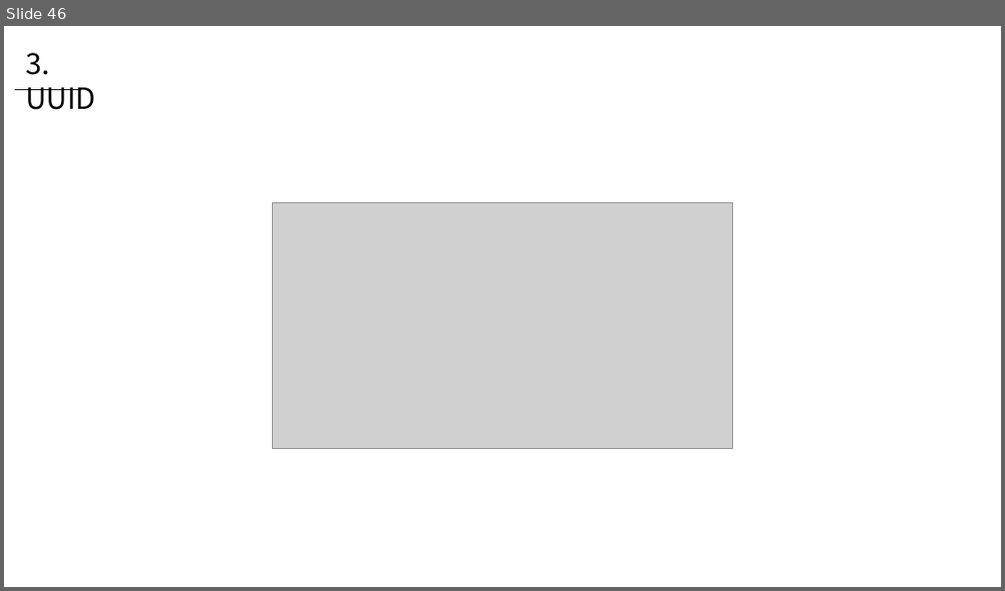
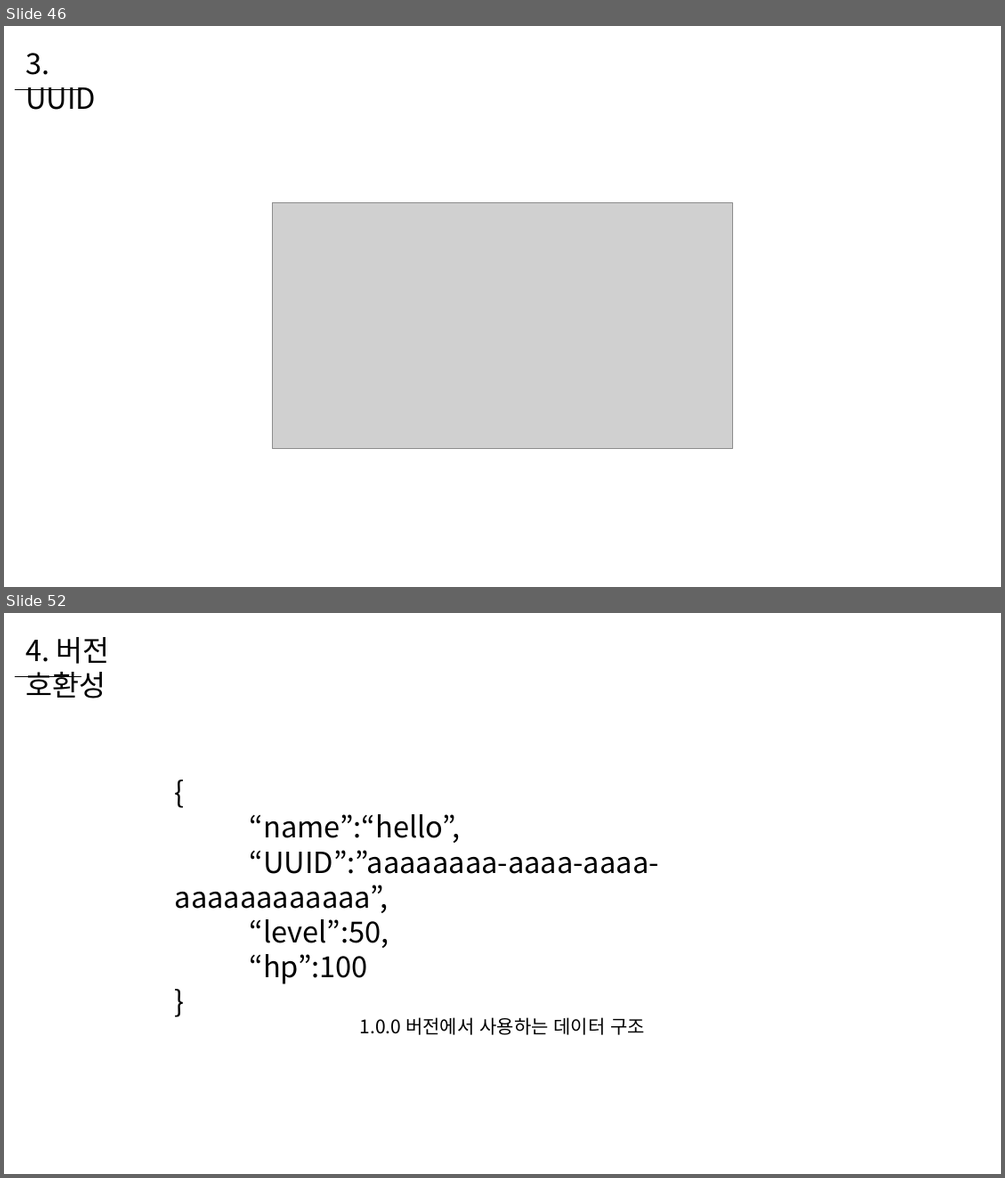
Before and after one commit to WooLyung/2022-Unity-Lecture, a slide deck: 5 - 데이터 관리 심화.pptx. Shown one above the other, each under a label of ours: slide 46 before the commit, slides 46 and 52 after it; the slides between them are not shown. The pictures are 1005x591 and 1005x1178 pixels, drawn with LibreOffice and Linux fonts; fonts in the diff are those of the drawing; grey boxes stand for pictures. Boxes give left, top, right and bottom in pixels: in the first picture for what was removed or moved away, otherwise in the second. Text is boxed around its words. In the diff, an @@ line names an element or a change of style, - is before the commit and + after.

```diff
--- a/5 - 데이터 관리 심화.pptx
+++ b/5 - 데이터 관리 심화.pptx
@@ slide 52 added at [4, 613, 1001, 1174], background #FFFFFF @@
@@ text added at [25, 637, 110, 698], 28 pt, text #000000 @@
+4. 버전 호환성
@@ line added from (15, 676) to (81, 676), #000000 0.5 pt @@
@@ text added at [175, 814, 659, 984], 28 pt, text #000000 @@
+{
+“name”:“hello”,
+“UUID”:”aaaaaaaa-aaaa-aaaa-aaaaaaaaaaaa”,
+“level”:50,
+“hp”:100
+}
@@ text added at [360, 1017, 645, 1035], 18 pt, text #000000 @@
+1.0.0 버전에서 사용하는 데이터 구조
```
Also in this commit, not shown: 2 slides changed, 16 other slides added.
